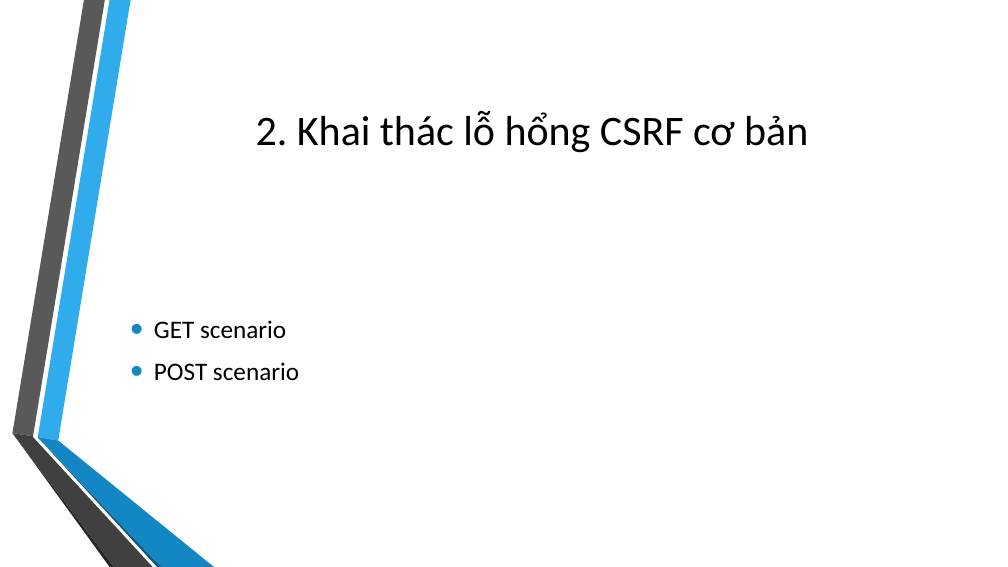
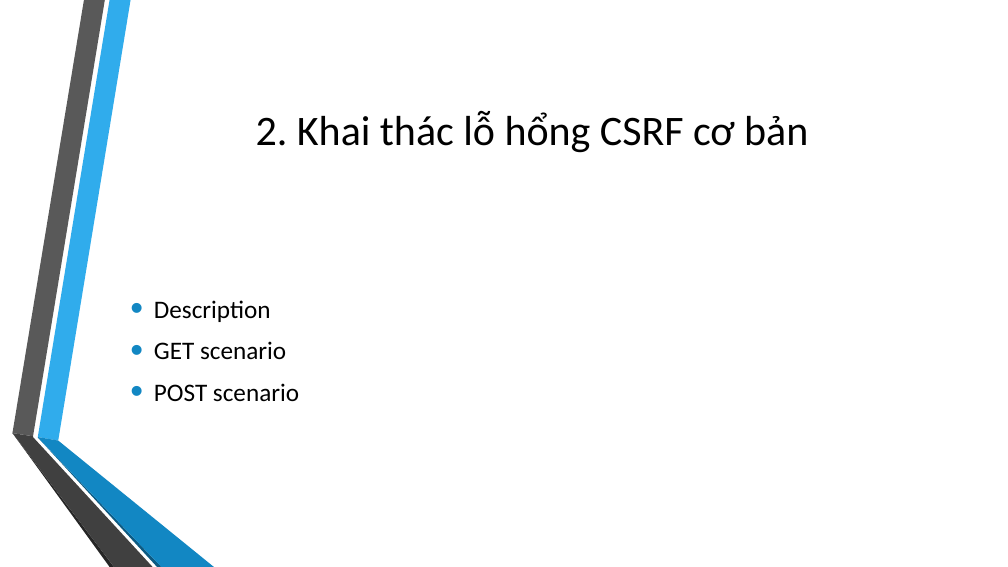
Before and after one commit to doanngochoanghy/ANM, a slide deck: slide 6 of CSRF/CSRF.pptx. Drawn at 1008x567 pixels with LibreOffice and Linux fonts; fonts in the diff are those of the drawing; background and template pictures are left out. Boxes give left, top, right and bottom in pixels: in the first picture for what was removed or moved away, otherwise in the second. Text is boxed around its words. In the diff, an @@ line names an element or a change of style, - is before the commit and + after.

```diff
--- a/CSRF/CSRF.pptx
+++ b/CSRF/CSRF.pptx
@@ text at <box>154,300,271,322</box>: paragraph added @@
+• Description
```
Also in this commit, not shown: 7 slides added, 1 slide removed, 1 other file.
